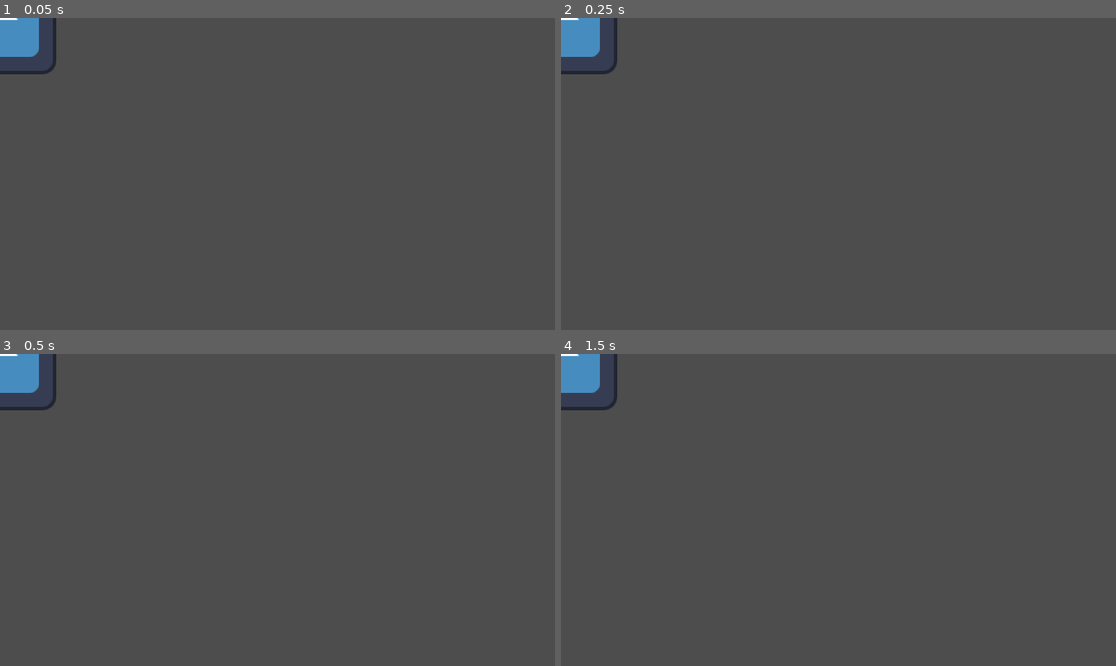
Above: before the commit, frames 1-4 (two rows, left to right).
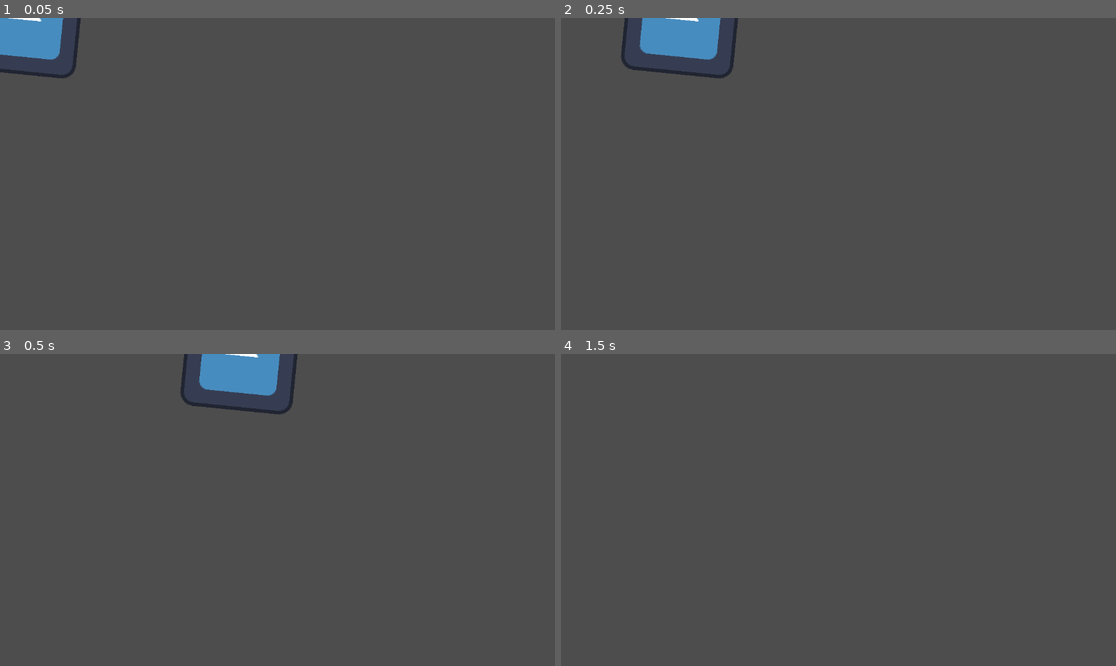
Above: after the commit, the same moments.

Repository: Nabil-Rn/Gamejam
Game: Godot game, scene res://scenes/arrow.tscn
Two runs of this game, one before a commit and one after it. Both use one fixed random seed, a clock stepped at 60 frames per second and the inputs below. This scene is started directly instead of the project's main scene. The engine's default icon, where the game draws it, is replaced by a stand-in: a white triangle on a blue panel in a dark square.
Inputs:
- Up to frame 1 (0.05 s): no input
- Up to frame 2 (0.25 s): no input
- Up to frame 3 (0.5 s): no input
- Up to frame 4 (1.5 s): tap Enter (ui_accept) at 0.5, 0.77 s; hold J 0.53-1.28 s; hold Right (ui_right) from 0.53 s (still down); tap J at 1.35 s

The runs differ from the first frame. In frame 1, 0.9% of the frame differs, in the area x 0-15%, y 0-20%; in frame 2, 3.3%, in the area x 0-32%, y 0-20%; in frame 3, 3.3%; in frame 4, 1.1%.

Commit message:
some changes

Diff:
--- /dev/null
+++ b/scenes/arrow.gd
@@ -0,0 +1,25 @@
+extends CharacterBody2D
+
+@export var SPEED = 1000
+
+var spawnPos : Vector2
+var rot = 0.1
+
+func _ready() -> void:
+	global_position = spawnPos
+	if (Global.direction == -1):
+		SPEED = -1000
+		rotation = -0.1
+	else:
+		SPEED = 1000
+		rotation = 0.1
+	$Timer.start()
+
+
+func _physics_process(delta: float) -> void:
+	velocity = Vector2(SPEED,0)
+	move_and_slide()
+
+
+func _on_timer_timeout() -> void:
+	queue_free()
--- a/scenes/arrow.tscn
+++ b/scenes/arrow.tscn
@@ -1,11 +1,13 @@
-[gd_scene load_steps=3 format=3 uid="uid://bi45op3ccp6um"]
+[gd_scene load_steps=4 format=3 uid="uid://bi45op3ccp6um"]
 
+[ext_resource type="Script" path="res://scenes/arrow.gd" id="1_7ueq1"]
 [ext_resource type="Texture2D" uid="uid://bj6ebvr15pu46" path="res://assets/icon.svg" id="1_lkhm0"]
 
 [sub_resource type="CircleShape2D" id="CircleShape2D_jgcjc"]
 radius = 84.8755
 
 [node name="arrow" type="CharacterBody2D"]
+script = ExtResource("1_7ueq1")
 
 [node name="arrow" type="Sprite2D" parent="."]
 scale = Vector2(1.83, 1.83)
--- a/scenes/node_2d.tscn
+++ b/scenes/node_2d.tscn
@@ -1,7 +1,8 @@
-[gd_scene load_steps=4 format=3 uid="uid://c5ervdpgfyklb"]
+[gd_scene load_steps=5 format=3 uid="uid://c5ervdpgfyklb"]
 
 [ext_resource type="Texture2D" uid="uid://bj6ebvr15pu46" path="res://assets/icon.svg" id="1_ksm5l"]
 [ext_resource type="PackedScene" uid="uid://jcwsh3vxda2h" path="res://scenes/player.tscn" id="2_kp2gk"]
+[ext_resource type="Texture2D" uid="uid://38sfrov8c620" path="res://assets/coin.png" id="3_dw03w"]
 
 [sub_resource type="RectangleShape2D" id="RectangleShape2D_gm8bb"]
 size = Vector2(1142, 115)
@@ -22,3 +23,24 @@
 texture = ExtResource("1_ksm5l")
 
 [node name="player" parent="." instance=ExtResource("2_kp2gk")]
+
+[node name="CanvasLayer" type="CanvasLayer" parent="."]
+
+[node name="ParallaxBackground" type="ParallaxBackground" parent="CanvasLayer"]
+scroll_limit_end = Vector2(10, 0)
+
+[node name="ParallaxLayer" type="ParallaxLayer" parent="CanvasLayer/ParallaxBackground"]
+texture_repeat = 2
+position = Vector2(-4, 0)
+
+[node name="Sprite2D" type="Sprite2D" parent="CanvasLayer/ParallaxBackground/ParallaxLayer"]
+position = Vector2(-265, -83)
+scale = Vector2(9.62305, 6.375)
+texture = ExtResource("1_ksm5l")
+
+[node name="ParallaxLayer2" type="ParallaxLayer" parent="CanvasLayer/ParallaxBackground"]
+
+[node name="Sprite2D" type="Sprite2D" parent="CanvasLayer/ParallaxBackground/ParallaxLayer2"]
+position = Vector2(305.5, -112)
+scale = Vector2(4.18229, 15)
+texture = ExtResource("3_dw03w")
--- a/scenes/player.tscn
+++ b/scenes/player.tscn
@@ -159,6 +159,10 @@
 
 [sub_resource type="SpriteFrames" id="SpriteFrames_s4i0a"]
 animations = []
+
+[sub_resource type="CapsuleShape2D" id="CapsuleShape2D_tgwyb"]
+radius = 151.0
+height = 302.0
 
 [node name="young" type="CharacterBody2D"]
 script = ExtResource("1_ho7py")
@@ -189,7 +193,7 @@
 position = Vector2(7, -130)
 scale = Vector2(12.68, 12.68)
 sprite_frames = SubResource("SpriteFrames_rykcv")
-animation = &"axe throw"
+animation = &"attack"
 autoplay = "idle"
 script = ExtResource("5_olpve")
 
@@ -207,5 +211,16 @@
 
 [node name="coolDown" type="Timer" parent="."]
 
+[node name="attackright" type="CollisionShape2D" parent="."]
+position = Vector2(202, -144)
+shape = SubResource("CapsuleShape2D_tgwyb")
+disabled = true
+
+[node name="attackleft" type="CollisionShape2D" parent="."]
+position = Vector2(-201, -137)
+shape = SubResource("CapsuleShape2D_tgwyb")
+disabled = true
+debug_color = Color(0.873729, 0, 0.324222, 0.42)
+
 [connection signal="animation_finished" from="old" to="old" method="_on_animation_finished"]
 [connection signal="timeout" from="coolDown" to="old" method="_on_cool_down_timeout"]
--- a/scripts/animationHandler.gd
+++ b/scripts/animationHandler.gd
@@ -5,6 +5,14 @@
 func _process(delta: float) -> void:
 	if(Input.is_key_pressed(KEY_J)):
 		play("attack", 1.0, false)
+		if(Global.direction == 1):
+			$"../attackright".disabled = false
+			await $".".animation_finished
+			$"../attackright".disabled = true
+		elif(Global.direction == -1):
+			$"../attackleft".disabled = false
+			await $".".animation_finished
+			$"../attackleft".disabled = true
 	elif(Input.is_key_pressed(KEY_K)):
 		play("axe throw", 1.0, false)
 	if((Input.is_key_pressed(KEY_D) || Input.is_key_pressed(KEY_A)) && Input.is_key_pressed(KEY_SHIFT)):
Not shown: 1 places in scenes/player.tscn that only renumber resources
